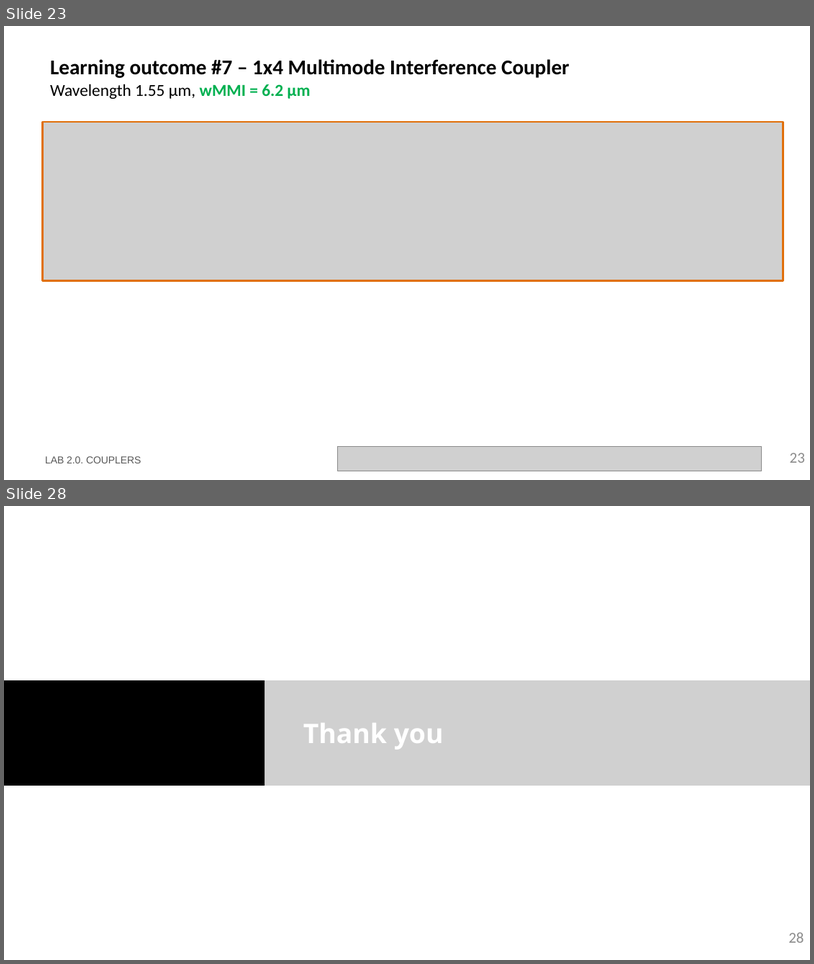
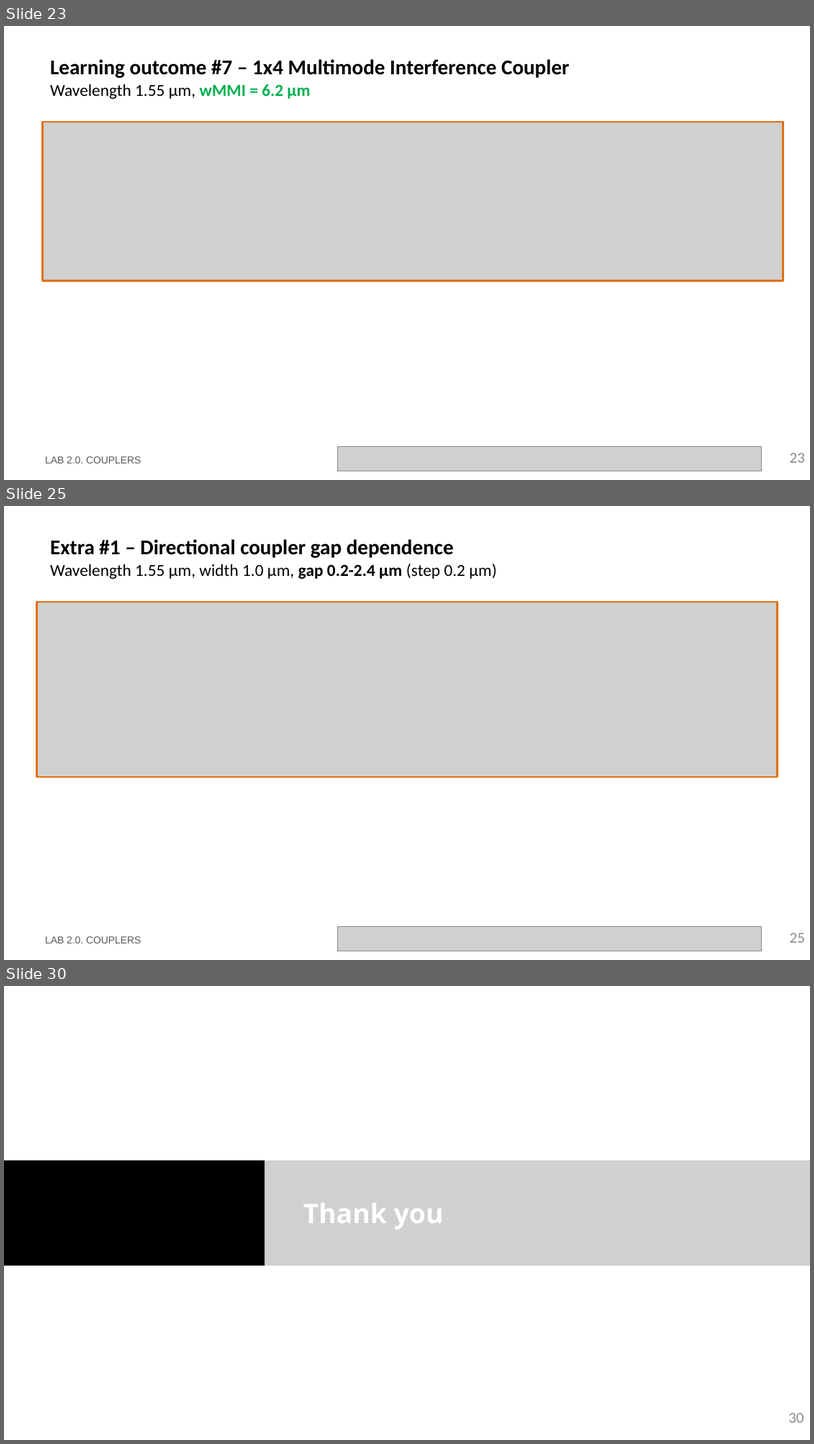
Before and after one commit to ltorjua/cifoin-lab2, a slide deck: LabBook_20.pptx. Shown one above the other, each under a label of ours: slides 23 and 28 before the commit, slides 23, 25 and 30 after it; the slides between them are not shown. The pictures are 814x964 and 814x1444 pixels, drawn with LibreOffice and Linux fonts; fonts in the diff are those of the drawing; grey boxes stand for pictures; background and template pictures are left out. Boxes give left, top, right and bottom in pixels: in the first picture for what was removed or moved away, otherwise in the second. Text is boxed around its words. In the diff, an @@ line names an element or a change of style, - is before the commit and + after.

Commit message:
extra 1 + extra 2 redactado

```diff
--- a/LabBook_20.pptx
+++ b/LabBook_20.pptx
@@ slide 25 added at (x1=4, y1=506, x2=810, y2=960), background #FFFFFF @@
@@ title added at (x1=50, y1=539, x2=497, y2=579), 20 pt, text #000000, bold @@
+Extra #1 – Directional coupler gap dependence
+Wavelength 1.55 µm, width 1.0 µm, gap 0.2-2.4 µm (step 0.2 µm)
@@ picture added at (x1=36, y1=602, x2=778, y2=777) @@
@@ text added at (x1=45, y1=936, x2=141, y2=943), 12 pt, text #585858 @@
+LAB 2.0. COUPLERS
@@ picture added at (x1=338, y1=926, x2=762, y2=951) @@
@@ page number added at (x1=790, y1=932, x2=805, y2=942), 18 pt, text #8C8C8C @@
+25
@@ what was slide 28 is now slide 30 @@
@@ page number at (x1=789, y1=1412, x2=804, y2=1422): text changed @@
-28
+30
```
Also in this commit, not shown: 4 slides changed, 1 other slide added, 1 other file.
